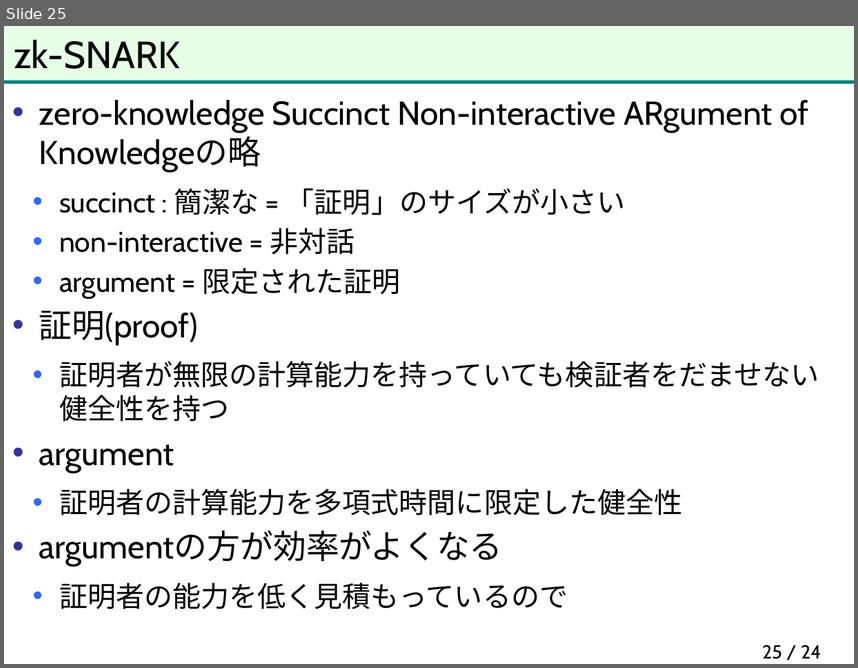
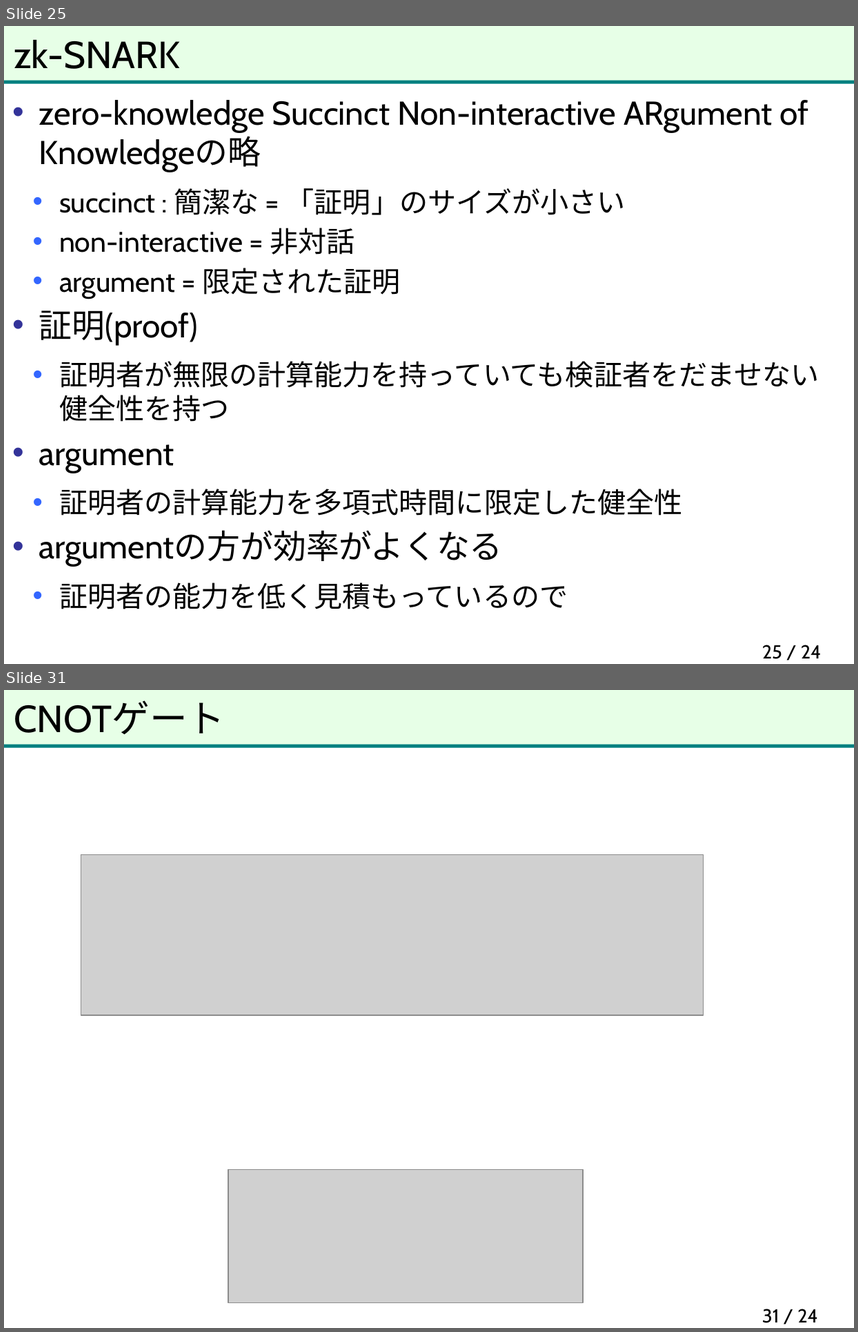
Before and after one commit to herumi/anninbon, a slide deck: lec/anninbon11.pptx. Shown one above the other, each under a label of ours: slide 25 before the commit, slides 25 and 31 after it; the slides between them are not shown. The pictures are 858x668 and 858x1332 pixels, drawn with LibreOffice and Linux fonts; fonts in the diff are those of the drawing; grey boxes stand for pictures; background and template pictures are left out. Boxes give left, top, right and bottom in pixels: in the first picture for what was removed or moved away, otherwise in the second. Text is boxed around its words. In the diff, an @@ line names an element or a change of style, - is before the commit and + after.

```diff
--- a/lec/anninbon11.pptx
+++ b/lec/anninbon11.pptx
@@ slide 31 added at <box>4,690,854,1328</box>, background picture (left out); not listed: 2 template elements that a slide beside it also shows @@
@@ title added at <box>14,700,225,734</box>, 32 pt, text #000000 @@
+CNOTゲート
@@ picture added at <box>81,855,704,1016</box> @@
@@ picture added at <box>228,1170,583,1303</box> @@
@@ page number added at <box>762,1308,818,1323</box>, 16 pt, text #000000 @@
+31 / 24
```
Also in this commit, not shown: 2 slides changed, 10 other slides added.
